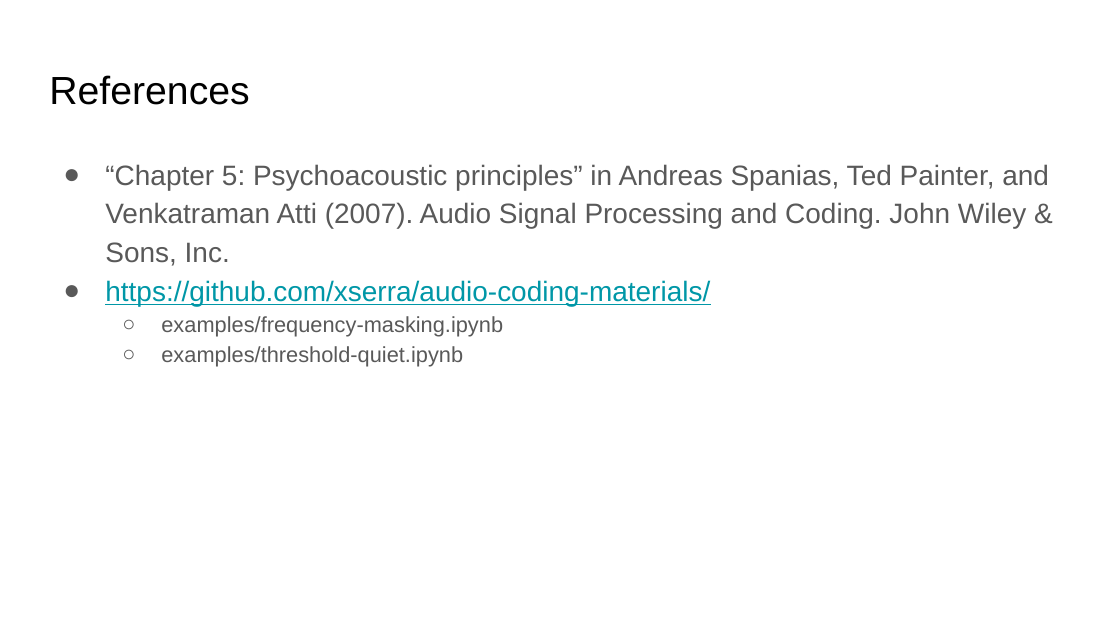
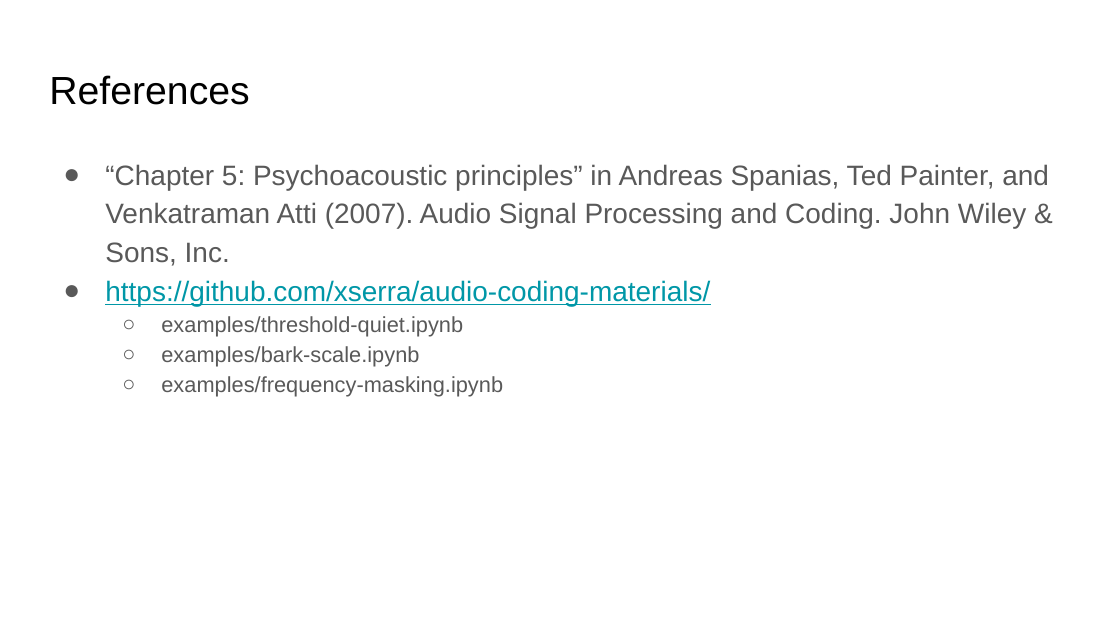
Before and after one commit to xserra/audio-coding-materials, a slide deck: slide 21 of lectures/4. Psychoacoustic principles.pptx. Drawn at 1120x630 pixels with LibreOffice and Linux fonts; fonts in the diff are those of the drawing. Boxes give left, top, right and bottom in pixels: in the first picture for what was removed or moved away, otherwise in the second. Text is boxed around its words. In the diff, an @@ line names an element or a change of style, - is before the commit and + after.

Commit message:
added reference

```diff
--- a/lectures/4. Psychoacoustic principles.pptx
+++ b/lectures/4. Psychoacoustic principles.pptx
@@ text at bbox=[161, 316, 463, 367]: paragraphs added @@
+  ○ examples/threshold-quiet.ipynb
+  ○ examples/bark-scale.ipynb
@@ text at bbox=[161, 346, 463, 367]: paragraph removed @@
-  ○ examples/threshold-quiet.ipynb
```
